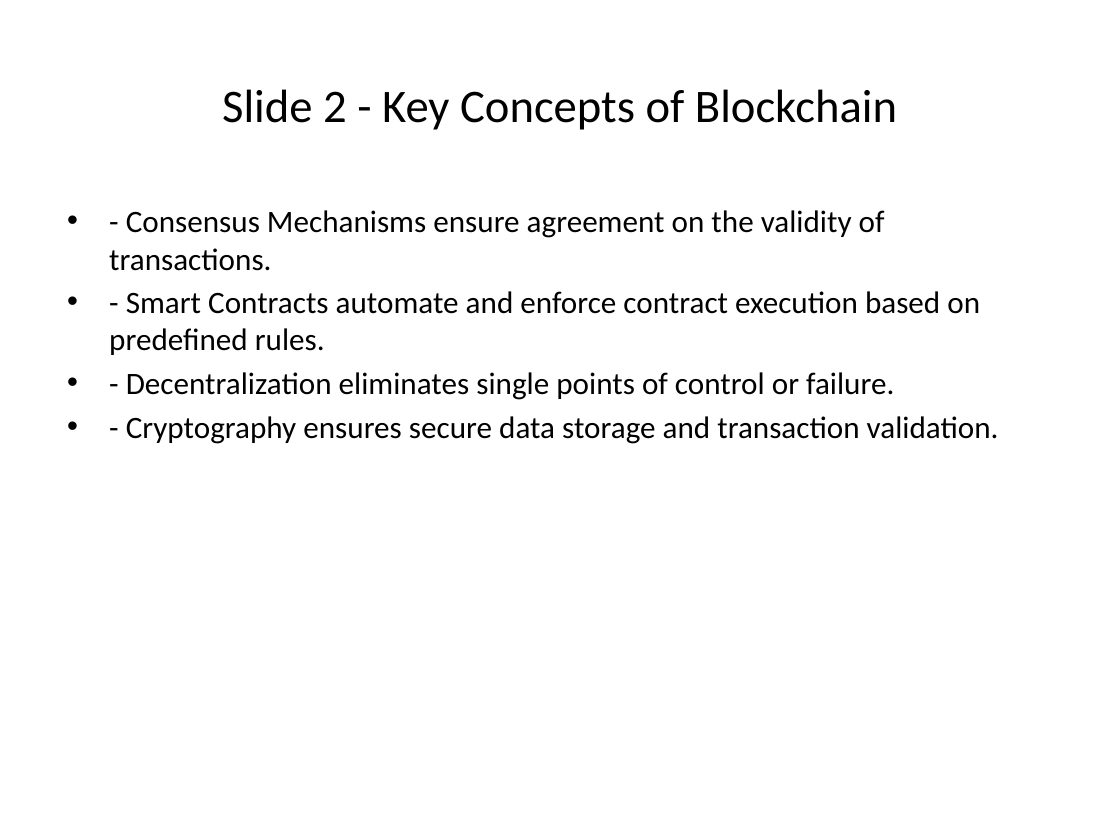
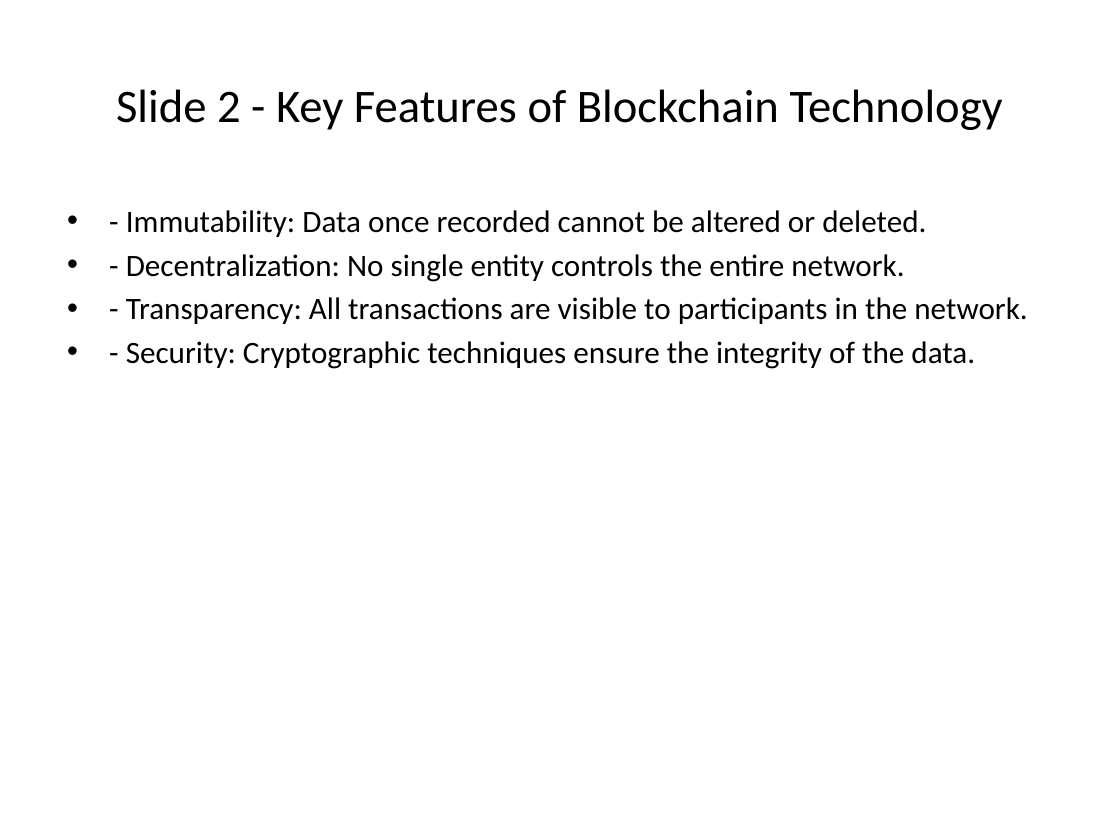
Before and after one commit to karan3486/bayhawk-bot, a slide deck: slide 2 of results/generated_presentation.pptx. Drawn at 1120x840 pixels with LibreOffice and Linux fonts; fonts in the diff are those of the drawing. Boxes give left, top, right and bottom in pixels: in the first picture for what was removed or moved away, otherwise in the second. Text is boxed around its words. In the diff, an @@ line names an element or a change of style, - is before the commit and + after.

```diff
--- a/results/generated_presentation.pptx
+++ b/results/generated_presentation.pptx
@@ title at <box>116,89,1003,130</box>: text changed @@
-Slide 2 - Key Concepts of Blockchain
+Slide 2 - Key Features of Blockchain Technology
@@ text at <box>126,210,1027,369</box>: text changed @@
-• - Consensus Mechanisms ensure agreement on the validity of transactions.
-• - Smart Contracts automate and enforce contract execution based on predefined rules.
-• - Decentralization eliminates single points of control or failure.
-• - Cryptography ensures secure data storage and transaction validation.
+• - Immutability: Data once recorded cannot be altered or deleted.
+• - Decentralization: No single entity controls the entire network.
+• - Transparency: All transactions are visible to participants in the network.
+• - Security: Cryptographic techniques ensure the integrity of the data.
```
Also in this commit, not shown: 3 other slides changed, 1 slide added, 1 slide removed, 7 other files.
